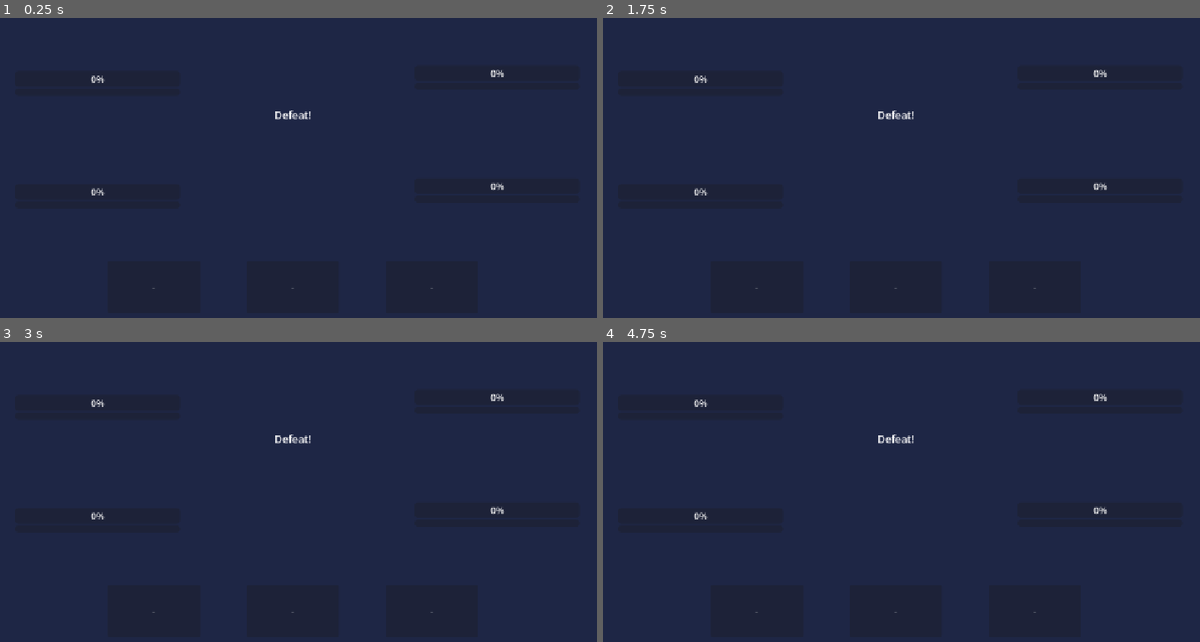
Above: before the commit, frames 1-4 (two rows, left to right).
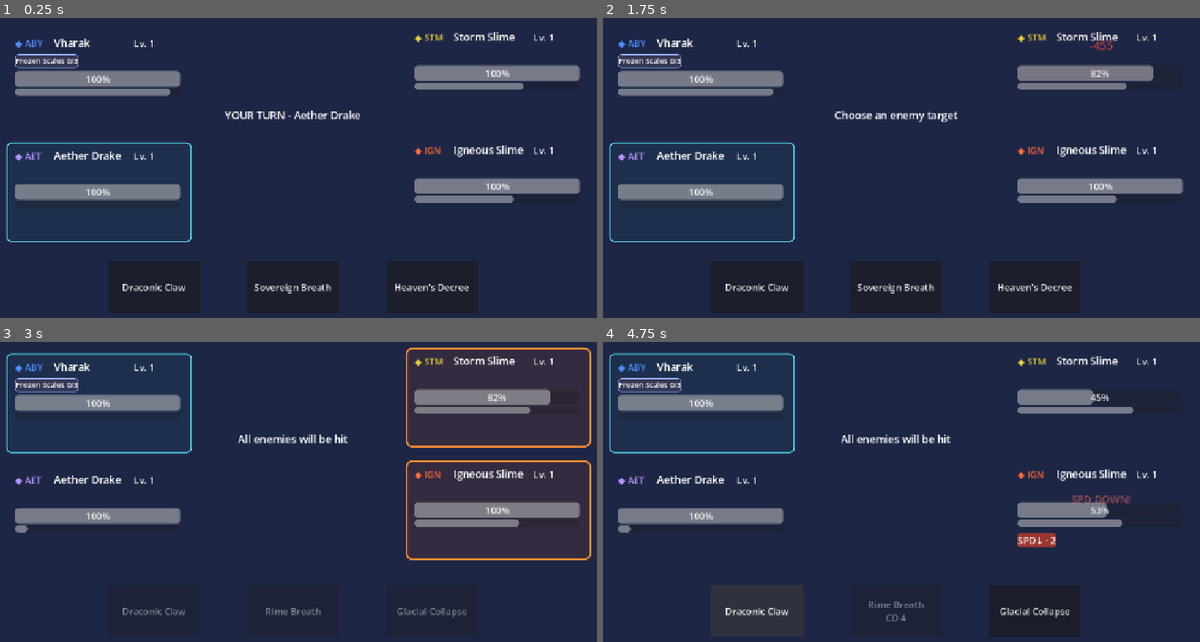
Above: after the commit, the same moments.

Repository: Akharyuu/monster-rpg
Game: Godot game, scene res://scenes/battle/battle_screen.tscn
The game is run twice, just before and just after one commit, with the same random seed, the same clock (stepped at 60 frames per second) and the same inputs.
Inputs (mouse positions are in pixels of both pictures, inside the frame that each line leads up to):
- Up to frame 1 (0.25 s): no input
- Up to frame 2 (1.75 s): click (758, 288) at 0.5 s, where only the run after the commit has a clickable "Draconic Claw"; click (1104, 75) at 1.25 s, where only the run after the commit has a clickable "TARGET"
- Up to frame 3 (3 s): click (292, 612) at 2 s, where only the run after the commit has a clickable "Sovereign Breath"; click (292, 612) at 2.75 s, where only the run after the commit has a clickable "Rime Breath"
- Up to frame 4 (4.75 s): click (1032, 612) at 3.5 s, where only the run after the commit has a clickable "Glacial Collapse"; click (758, 612) at 4.25 s, where only the run after the commit has a clickable "Draconic Claw"

The runs differ from the first frame. In frame 1, 10% of the frame differs, in the area x 1-98%, y 4-92%; in frame 2, 10%; in frame 3, 11%, in the area x 1-100%, y 1-92%; in frame 4, 8.9%.
Error before the commit: Parse Error: Identifier "defenders" not declared in the current scope. (res://scripts/models/damage_skill.gd:376)

Commit message:
Fix random-target skill execution path

Diff:
--- a/godot/scripts/models/damage_skill.gd
+++ b/godot/scripts/models/damage_skill.gd
@@ -370,14 +370,6 @@
     attacker,
     defender
 ) -> Dictionary:
-    if target_type == "random_enemies":
-        var random_result: Dictionary = execute_random_targets(
-            attacker,
-            defenders
-        )
-        trigger_cooldown()
-        return random_result
-
     var total_damage := 0
     var critical_hits := 0
     var hits_landed := 0
@@ -720,6 +712,14 @@
             "healing": 0,
             "target_results": []
         }
+
+    if target_type == "random_enemies":
+        var random_result: Dictionary = execute_random_targets(
+            attacker,
+            defenders
+        )
+        trigger_cooldown()
+        return random_result
 
     var total_damage := 0
     var critical_hits := 0
